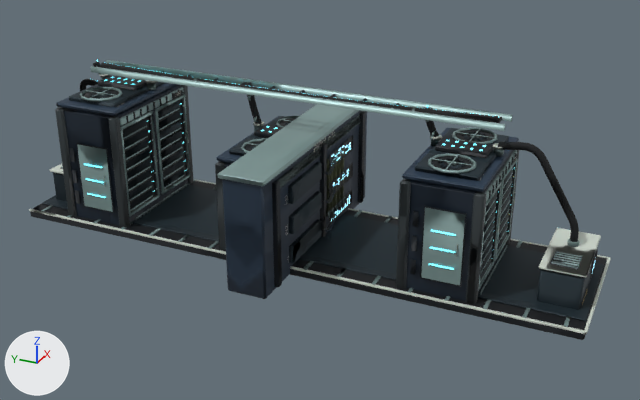
Renders of the glTF model public/assets/p11/comms-engineering/comms-engineering.glb from each side of a commit.
The view is the same before and after, from a 50 mm lens placed at (-15.54, -7.39, 8.8), pointed at (-0.11, -0.45, 1.08). The axes (+X, +Y, +Z) are drawn at lower left. The lights are the same throughout. The older version comes first. Where no turn or scale is listed for an object, it has been applied to the vertices. Vertices at exactly the same position are counted once.

In view in the first picture: 'relay-crosspatch--e9-body', 'relay-crosspatch--e9-dark', 'relay-crosspatch--e9-trim', 'relay-crosspatch--p11-tint', 'relay-monolith-spine--e9-body', 'relay-monolith-spine--e9-ceramic', 'relay-monolith-spine--e9-dark', 'relay-monolith-spine--e9-trim', 'relay-monolith-spine--p11-rubber', 'relay-monolith-spine--p11-tint' and 2 more.
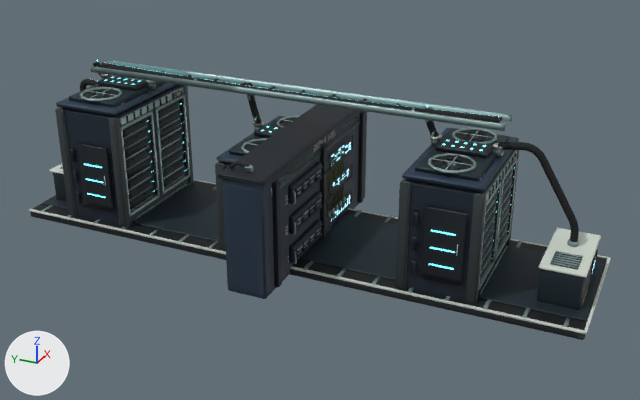
Changed parts and their boxes [x1, y1, x2, y2] in the pictures (640 x 400 px):
'relay-crosspatch--e9-dark', reshaped (57% wider, 9% taller)
    before: [272, 112, 365, 287]
    after: [218, 96, 365, 287]
'relay-crosspatch--e9-trim', reshaped (19% narrower, 80% taller)
    before: [218, 96, 360, 188]
    after: [245, 98, 360, 264]
'relay-crosspatch--p11-rubber', added
    after: [229, 96, 330, 168]
part 1 of me_cable_riser_001, added
    after: [218, 96, 359, 186]
part 2 of me_cable_riser_001, surface changed
    both: [272, 112, 365, 287]
part 3 of me_service_roof_001, built on
    before: [218, 96, 359, 186]
    after: [245, 98, 344, 197]
part 4 of me_service_roof_001, surface changed
    both: [277, 115, 360, 183]
part 5 of me_handle_bar_001, surface changed
    both: [29, 74, 599, 334]
part 6 of me_card_package_001, added
    after: [421, 207, 465, 285]
part 7 of me_card_package_001, added
    after: [77, 144, 113, 212]
part 8 of me_card_package_001, surface changed
    both: [70, 67, 598, 339]
part 9 of me_blade_pull_lip_001, deleted
    before: [77, 144, 465, 285]
part 10 of me_blade_pull_lip_001, surface changed
    both: [41, 61, 582, 327]

Edits to the bpy script that builds the scene:
```text
Change me_cable_riser_001:
    remove me_cable_riser_001.from_pydata(...)  # 344 vertices, 672 faces; spans x -2.23..2.23, y -0.52..-0.4, z 0.1..2.3
    add me_cable_riser_001.from_pydata(...)  # 464 vertices, 860 faces; spans x -2.65..2.65, y -0.56..0.47, z 0.1..2.5
    me_cable_riser_001 part 1: a new loose piece of 24 vertices spanning x -2.65..2.65, y -0.47..0.47, z 2.4..2.5, in mat_e9_dark
    me_cable_riser_001 part 2: 659 kept faces spanning x -2.23..2.23, y -0.52..-0.4, z 0.1..2.3 get new texture (UV) coordinates
    other edits to the shape of me_cable_riser_001 do not show in these pictures
Change me_service_roof_001:
    remove me_service_roof_001.from_pydata(...)  # 168 vertices, 260 faces; spans x -2.65..2.65, y -0.47..0.47, z 2.08..2.5
    add me_service_roof_001.from_pydata(...)  # 620 vertices, 964 faces; spans x -2.38..2.38, y -0.63..0.08, z 0.36..2.59
    me_service_roof_001 part 3: 24 vertices removed from x -2.65..2.65, y -0.47..0.47, z 2.4..2.5; 128 vertices added at x -2.38..2.38, y -0.47..0.08, z 2.06..2.59
    me_service_roof_001 part 4: 216 kept faces spanning x -2.15..2.15, y -0.45..-0.43, z 2.08..2.28 get new texture (UV) coordinates
    other edits to the shape of me_service_roof_001 do not show in these pictures
Change me_handle_bar_001:
    where me_handle_bar_001.from_pydata(...)  # 536 vertices, 808 faces; spans x -1.53..1.53, y -6.23..6.2, z 0.14..3.06
    me_handle_bar_001 part 5: texture (UV) coordinates of 808 of 808 faces, centred in x -1.53..1.53, y -6.23..6.2, z 0.14..3.06, changed; they spanned u 0.01..0.98, v 0.05..0.98 and now span u 0.01..0.98, v 0.01..0.98
Change me_card_package_001:
    remove me_card_package_001.from_pydata(...)  # 1168 vertices, 1900 faces; spans x -1.52..1.52, y -6.2..6.2, z 0.0..3.3
    add me_card_package_001.from_pydata(...)  # 1216 vertices, 1972 faces; spans x -1.52..1.52, y -6.2..6.2, z 0.0..3.3
    me_card_package_001 part 6: a new loose piece, a box spanning x -1.417..-1.403, y -3.875..-3.125, z 0.525..1.975, in mat_e9_dark
    me_card_package_001 part 7: a new loose piece, a box spanning x -1.417..-1.403, y 3.925..4.675, z 0.525..1.975, in mat_e9_dark
    me_card_package_001 part 8: 1874 kept faces spanning x -1.5..1.52, y -6.2..6.2, z 0.0..3.3 get new texture (UV) coordinates
    other edits to the shape of me_card_package_001 do not show in these pictures
Change me_blade_pull_lip_001:
    remove me_blade_pull_lip_001.from_pydata(...)  # 2756 vertices, 4676 faces; spans x -1.5..1.5, y -5.88..5.88, z 0.13..3.36
    add me_blade_pull_lip_001.from_pydata(...)  # 2708 vertices, 4604 faces; spans x -1.5..1.5, y -5.88..5.88, z 0.13..3.36
    me_blade_pull_lip_001 part 9: 6 loose pieces with 48 vertices, spanning x -1.42..1.42, y -3.88..4.68, z 0.52..1.98, are deleted
    me_blade_pull_lip_001 part 10: 4584 kept faces spanning x -1.5..1.5, y -5.88..5.88, z 0.13..3.36 get new texture (UV) coordinates
Add ob_relay_crosspatch__p11_rubber:
    ob_relay_crosspatch__p11_rubber = bpy.data.objects.new('relay-crosspatch--p11-rubber', me_roof_trunk_001)  # 48 vertices, 88 faces; spans x -2.34..2.34, y 0.0..0.42, z 2.47..2.64
    ob_relay_crosspatch__p11_rubber.location = (0.0, 0.0, 0.0)
```
